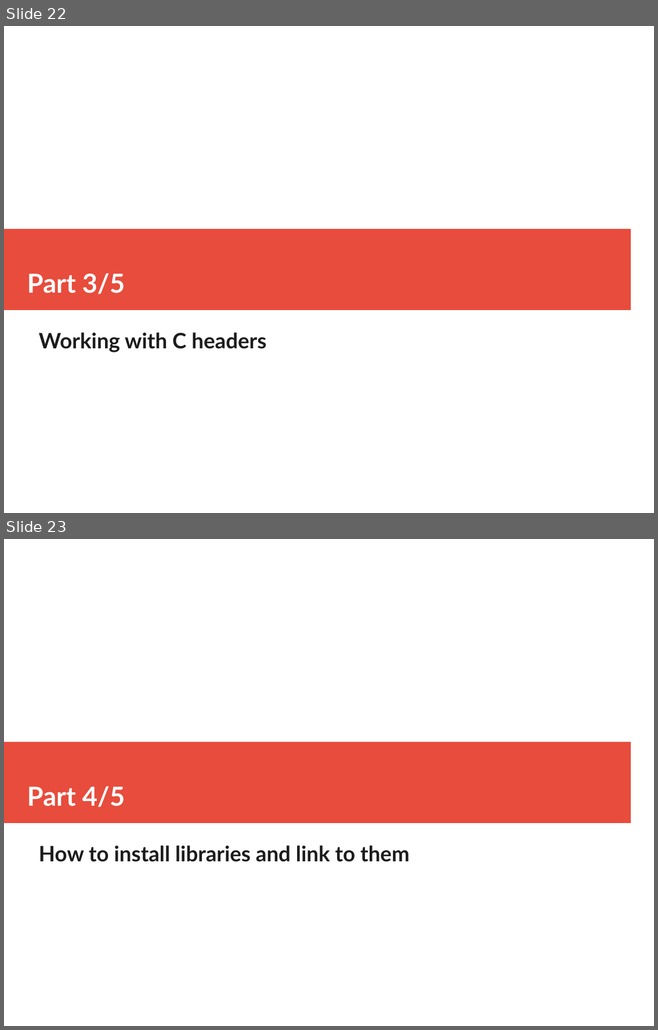
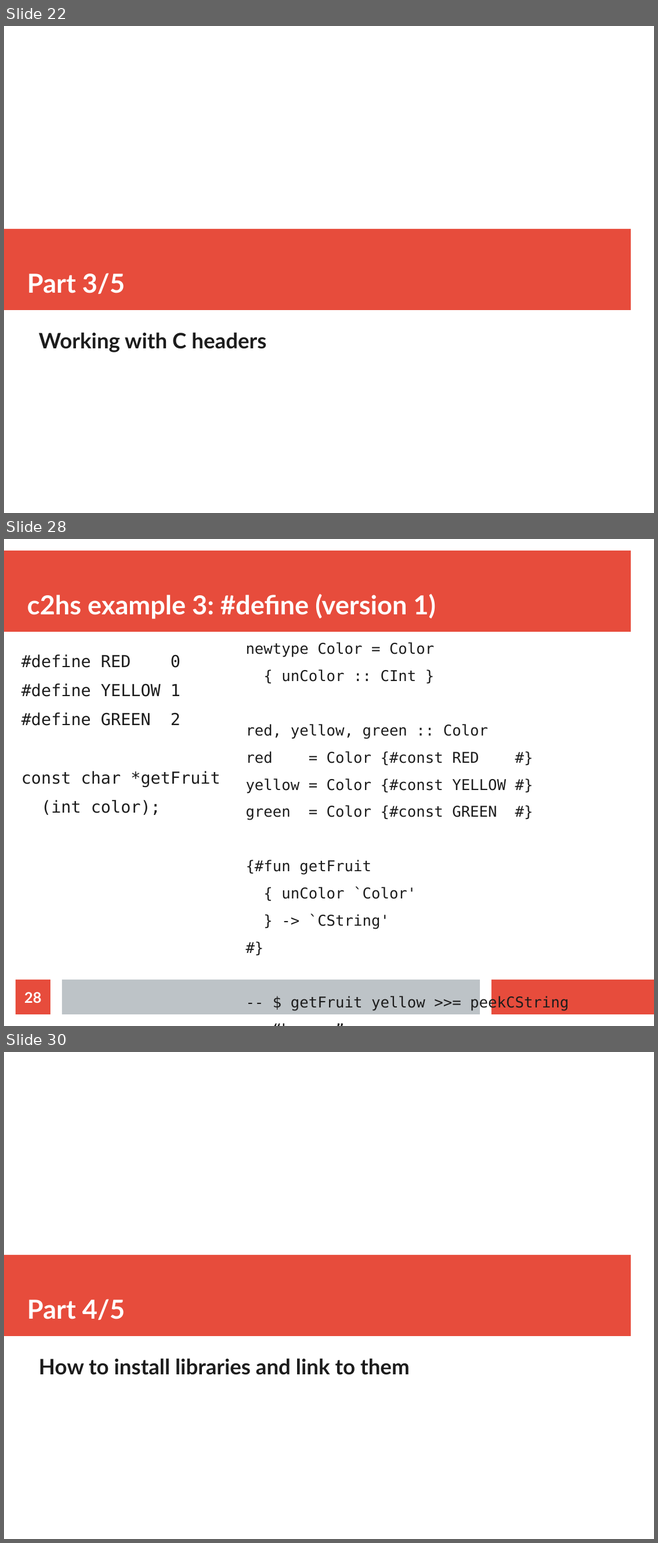
Before and after one commit to mtolly/haskell-c-talk, a slide deck: presentation.odp. Shown one above the other, each under a label of ours: slides 22 and 23 before the commit, slides 22, 28 and 30 after it; the slides between them are not shown. The pictures are 658x1030 and 658x1543 pixels, drawn with LibreOffice and Linux fonts; fonts in the diff are those of the drawing. Boxes give left, top, right and bottom in pixels: in the first picture for what was removed or moved away, otherwise in the second. Text is boxed around its words. In the diff, an @@ line names an element or a change of style, - is before the commit and + after.

Commit message:
Presentation mostly done, c2hs examples

```diff
--- a/presentation.odp
+++ b/presentation.odp
@@ slide 28 added at bbox=[4, 539, 654, 1026], background #FFFFFF @@
@@ rectangle added at bbox=[4, 551, 630, 632], fill #E74C3C @@
@@ title added at bbox=[27, 594, 436, 619], 32 pt, text #FFFFFF, bold @@
+c2hs example 3: #define (version 1)
@@ text added at bbox=[246, 642, 568, 1011], 18.2 pt, text #1C1C1C @@
+newtype Color = Color
+{ unColor :: CInt }
+red, yellow, green :: Color
+red = Color {#const RED #}
+yellow = Color {#const YELLOW #}
+green = Color {#const GREEN #}
+{#fun getFruit
+{ unColor `Color'
+} -> `CString'
+#}
+-- $ getFruit yellow >>= peekCString
+-- “banana”
@@ text added at bbox=[21, 654, 220, 815], 20.1 pt, text #1C1C1C @@
+#define RED 0
+#define YELLOW 1
+#define GREEN 2
+const char *getFruit
+(int color);
@@ page number added at bbox=[16, 980, 50, 1015], fill #E74C3C, 18 pt, text #FFFFFF, bold @@
+28
@@ rectangle added at bbox=[62, 980, 480, 1015], fill #BDC3C7 @@
@@ rectangle added at bbox=[492, 980, 654, 1015], fill #E74C3C @@
@@ what was slide 23 is now slide 30 @@
```
Also in this commit, not shown: 1 slide changed, 6 other slides added, 14 other files.
